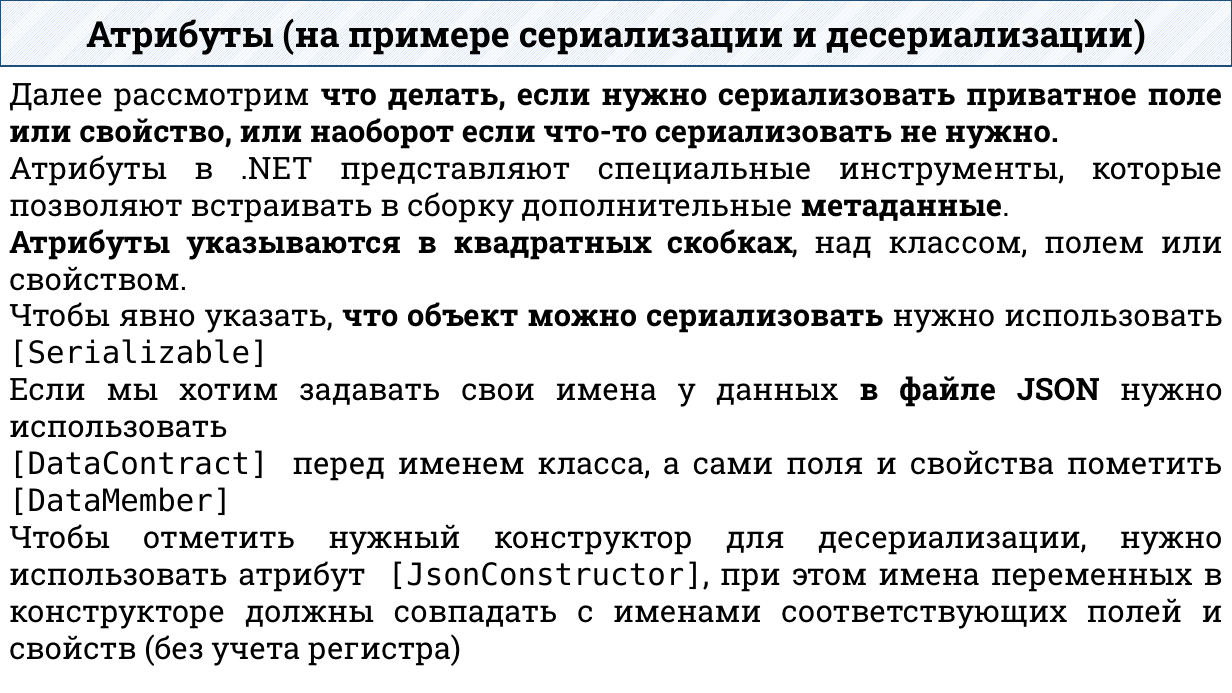
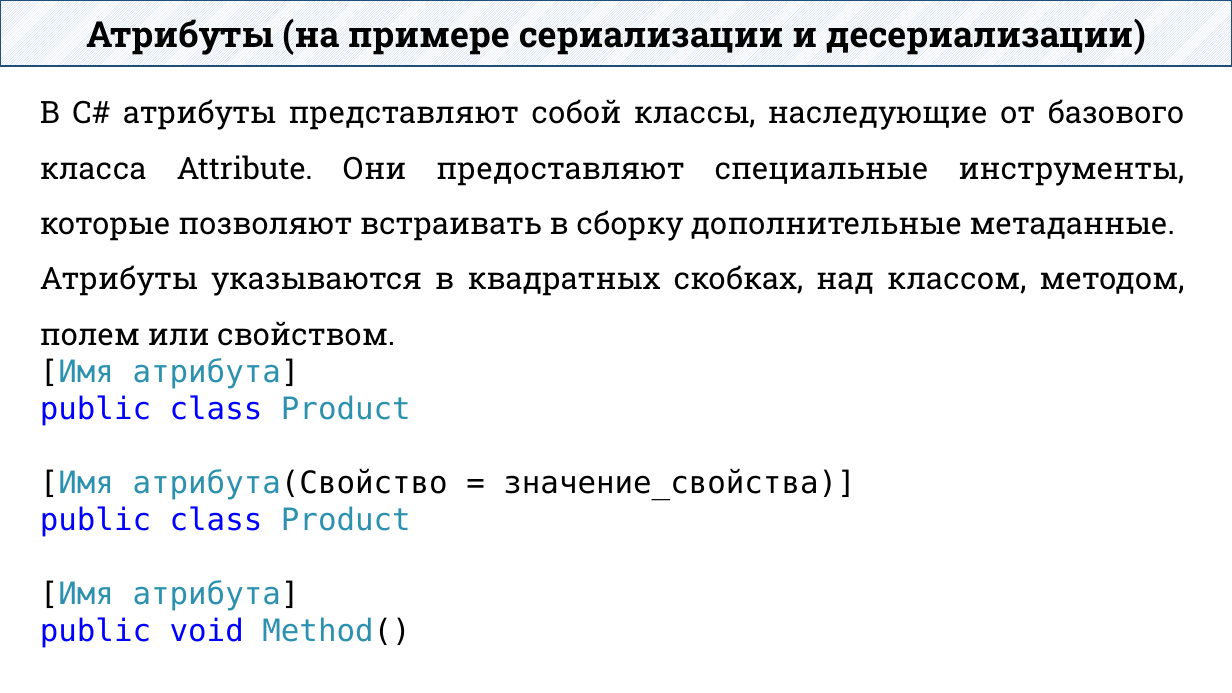
Before and after one commit to DaniilKlyukin/ITiP-2, a slide deck: slide 19 of Лекции/ИТиП 2 лек 7.pptx (slide 11 before the commit). Drawn at 1232x693 pixels with LibreOffice and Linux fonts; fonts in the diff are those of the drawing. Boxes give left, top, right and bottom in pixels: in the first picture for what was removed or moved away, otherwise in the second. Text is boxed around its words. In the diff, an @@ line names an element or a change of style, - is before the commit and + after.

Commit message:
Update lectures

```diff
--- a/Лекции/ИТиП 2 лек 7.pptx
+++ b/Лекции/ИТиП 2 лек 7.pptx
@@ text at [40, 99, 1185, 647]: text changed @@
-Далее рассмотрим что делать, если нужно сериализовать приватное поле или свойство, или наоборот если что-то сериализовать не нужно.
-Атрибуты в .NET представляют специальные инструменты, которые позволяют встраивать в сборку дополнительные метаданные.
-Атрибуты указываются в квадратных скобках, над классом, полем или свойством.
-Чтобы явно указать, что объект можно сериализовать нужно использовать [Serializable]
-Если мы хотим задавать свои имена у данных в файле JSON нужно использовать
-[DataContract] перед именем класса, а сами поля и свойства пометить [DataMember]
-Чтобы отметить нужный конструктор для десериализации, нужно использовать атрибут [JsonConstructor], при этом имена переменных в конструкторе должны совпадать с именами соответствующих полей и свойств (без учета регистра)
+В C# атрибуты представляют собой классы, наследующие от базового класса Attribute. Они предоставляют специальные инструменты, которые позволяют встраивать в сборку дополнительные метаданные.
+Атрибуты указываются в квадратных скобках, над классом, методом, полем или свойством.
+[Имя атрибута]
+public class Product
+[Имя атрибута(Свойство = значение_свойства)]
+public class Product
+[Имя атрибута]
+public void Method()
```
Also in this commit, not shown: 16 other slides changed, 10 slides added, 8 other files.
